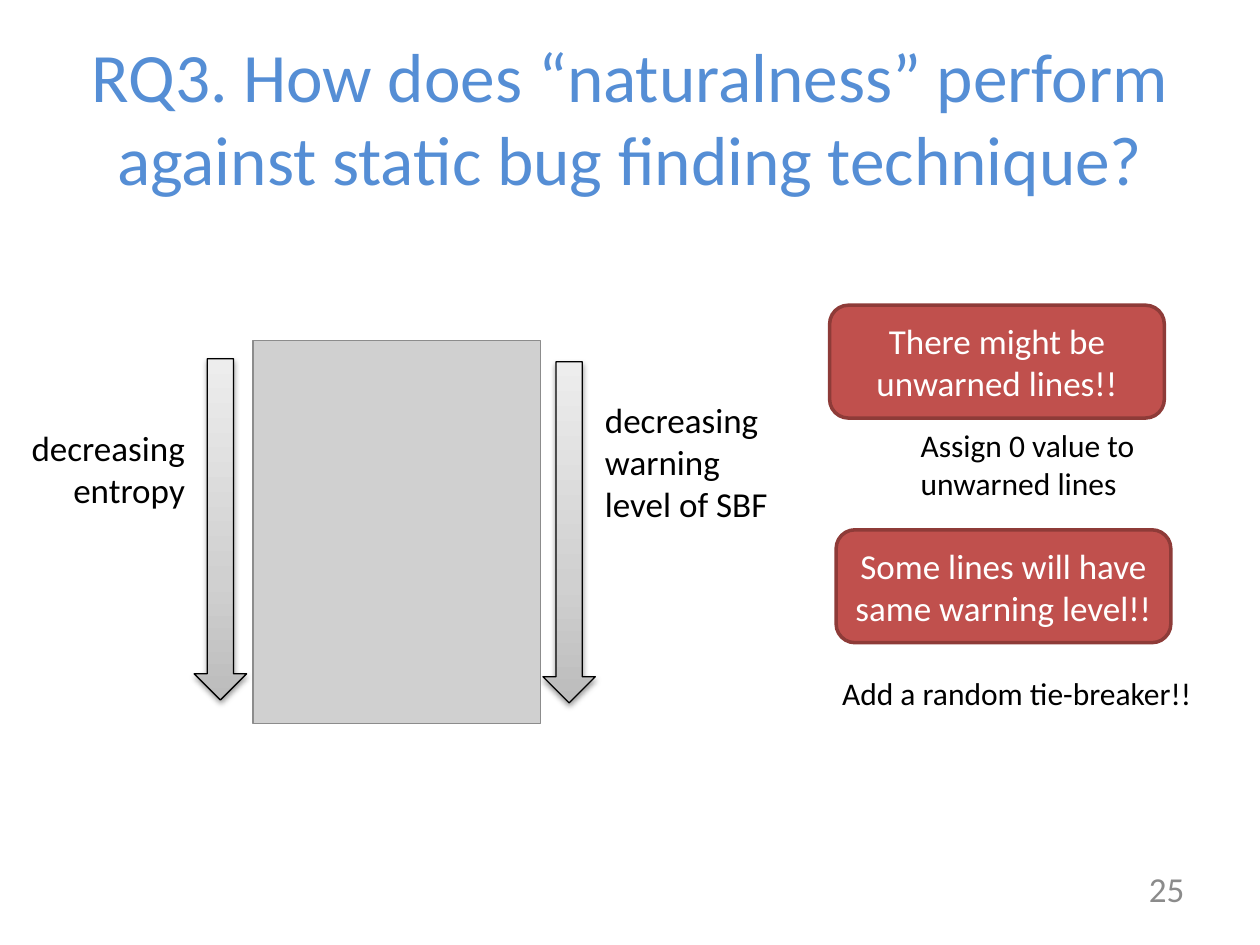
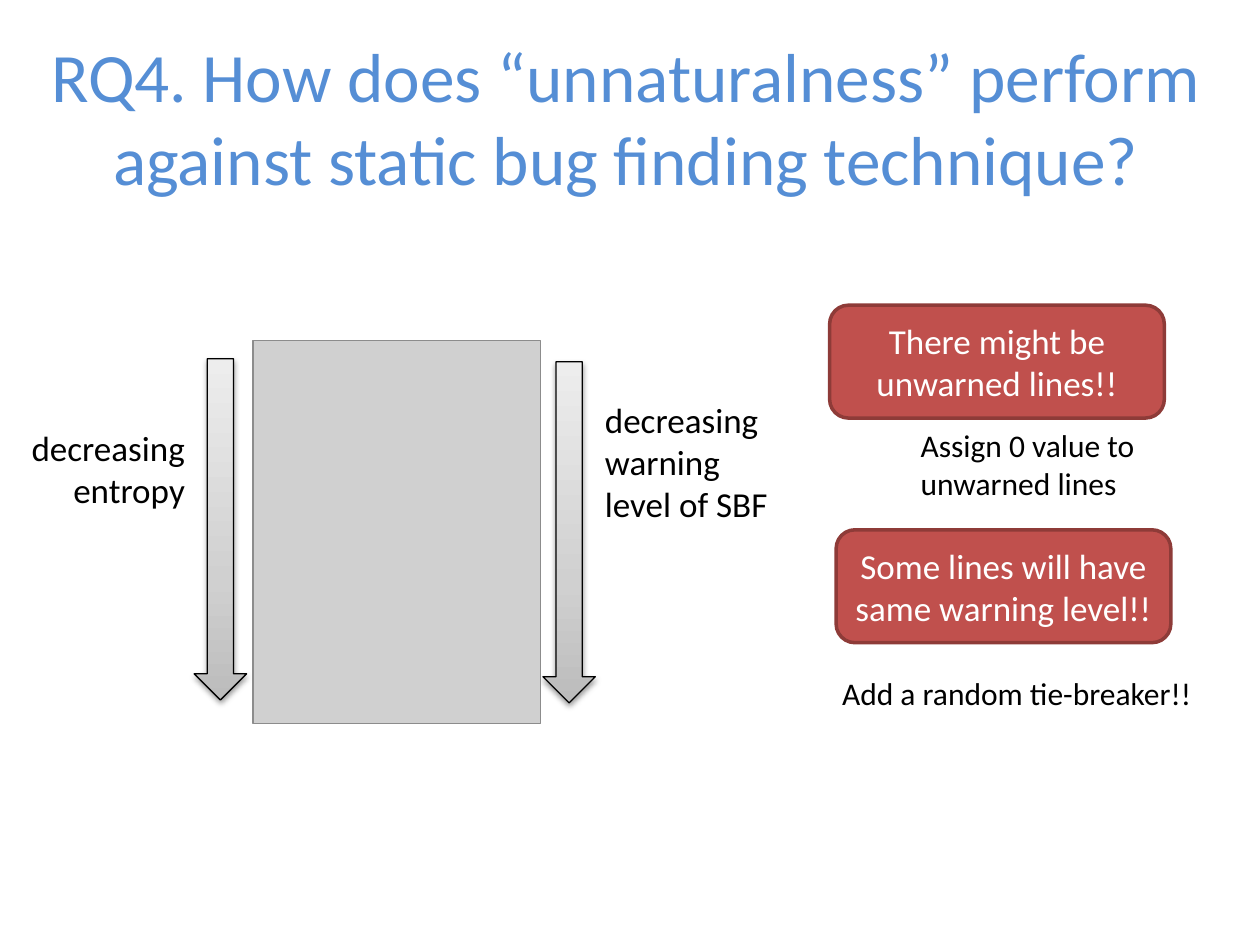
Before and after one commit to baishakhir/baishakhir.github.io, a slide deck: slide 34 of uploads/icse16-naturalness.pptx (slide 25 before the commit). Drawn at 1260x945 pixels with LibreOffice and Linux fonts; fonts in the diff are those of the drawing; grey boxes stand for pictures. Boxes give left, top, right and bottom in pixels: in the first picture for what was removed or moved away, otherwise in the second. Text is boxed around its words. In the diff, an @@ line names an element or a change of style, - is before the commit and + after.

Commit message:
adding naturalness pptx

```diff
--- a/uploads/icse16-naturalness.pptx
+++ b/uploads/icse16-naturalness.pptx
@@ title at box(51, 52, 1200, 197): text changed @@
-RQ3. How does “naturalness” perform against static bug finding technique?
+RQ4. How does “unnaturalness” perform against static bug finding technique?
@@ page number removed at box(1149, 879, 1184, 902) @@
-25
```
Also in this commit, not shown: 26 other slides changed, 7 slides added, 1 slide removed.
